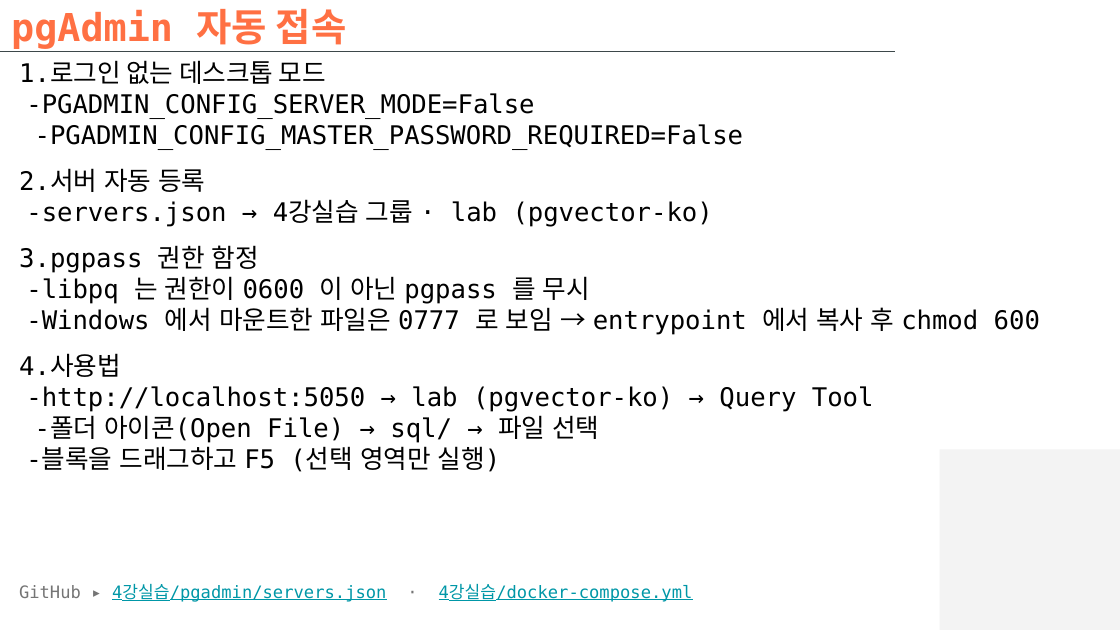
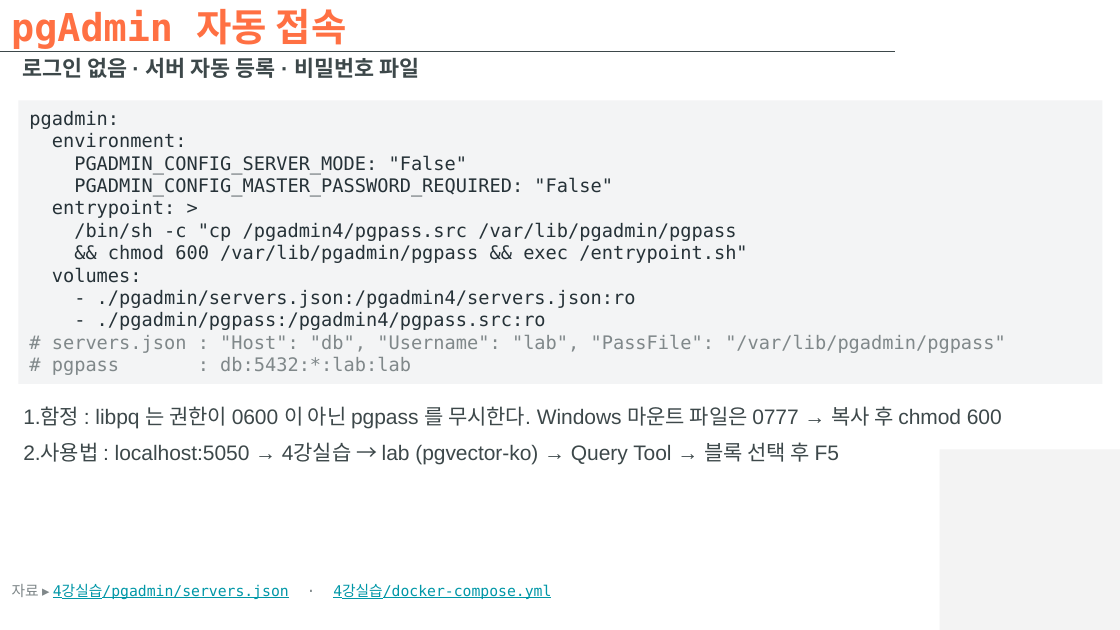
Before and after one commit to hikaMaeng/-ai-, a slide deck: slide 12 of 4강실습/slides/4강실습_벡터디비.pptx (slide 9 before the commit). Drawn at 1120x630 pixels with LibreOffice and Linux fonts; fonts in the diff are those of the drawing; background and template pictures are left out. Boxes give left, top, right and bottom in pixels: in the first picture for what was removed or moved away, otherwise in the second. Text is boxed around its words. In the diff, an @@ line names an element or a change of style, - is before the commit and + after.

```diff
--- a/4강실습/slides/4강실습_벡터디비.pptx
+++ b/4강실습/slides/4강실습_벡터디비.pptx
@@ text added at (x1=22, y1=57, x2=420, y2=78), 14 pt, text #3D484A, bold @@
+로그인 없음 · 서버 자동 등록 · 비밀번호 파일
@@ text removed at (x1=19, y1=60, x2=1040, y2=472) @@
-1.로그인 없는 데스크톱 모드
--PGADMIN_CONFIG_SERVER_MODE=False
--PGADMIN_CONFIG_MASTER_PASSWORD_REQUIRED=False
-2.서버 자동 등록
--servers.json → 4강실습 그룹 · lab (pgvector-ko)
-3.pgpass 권한 함정
--libpq 는 권한이 0600 이 아닌 pgpass 를 무시
--Windows 에서 마운트한 파일은 0777 로 보임 → entrypoint 에서 복사 후 chmod 600
-4.사용법
--http://localhost:5050 → lab (pgvector-ko) → Query Tool
--폴더 아이콘(Open File) → sql/ → 파일 선택
--블록을 드래그하고 F5 (선택 영역만 실행)
@@ rectangle added at (x1=18, y1=101, x2=1102, y2=384), fill #F3F4F5, 12 pt, text #263238 @@
+pgadmin:
+environment:
+PGADMIN_CONFIG_SERVER_MODE: "False"
+PGADMIN_CONFIG_MASTER_PASSWORD_REQUIRED: "False"
+entrypoint: >
+/bin/sh -c "cp /pgadmin4/pgpass.src /var/lib/pgadmin/pgpass
+&& chmod 600 /var/lib/pgadmin/pgpass && exec /entrypoint.sh"
+volumes:
+- ./pgadmin/servers.json:/pgadmin4/servers.json:ro
+- ./pgadmin/pgpass:/pgadmin4/pgpass.src:ro
+# servers.json : "Host": "db", "Username": "lab", "PassFile": "/var/lib/pgadmin/pgpass"
+# pgpass : db:5432:*:lab:lab
@@ text added at (x1=23, y1=406, x2=1002, y2=465), 13.5 pt, text #3D484A @@
+1.함정 : libpq 는 권한이 0600 이 아닌 pgpass 를 무시한다. Windows 마운트 파일은 0777 → 복사 후 chmod 600
+2.사용법 : localhost:5050 → 4강실습 → lab (pgvector-ko) → Query Tool → 블록 선택 후 F5
@@ text at (x1=12, y1=584, x2=551, y2=599): text changed; size 11 to 9.5 pt @@
-GitHub ▸ 4강실습/pgadmin/servers.json · 4강실습/docker-compose.yml
+자료 ▸ 4강실습/pgadmin/servers.json · 4강실습/docker-compose.yml
```
Also in this commit, not shown: 13 other slides changed, 42 slides added, 13 slides removed, 1 other file.
